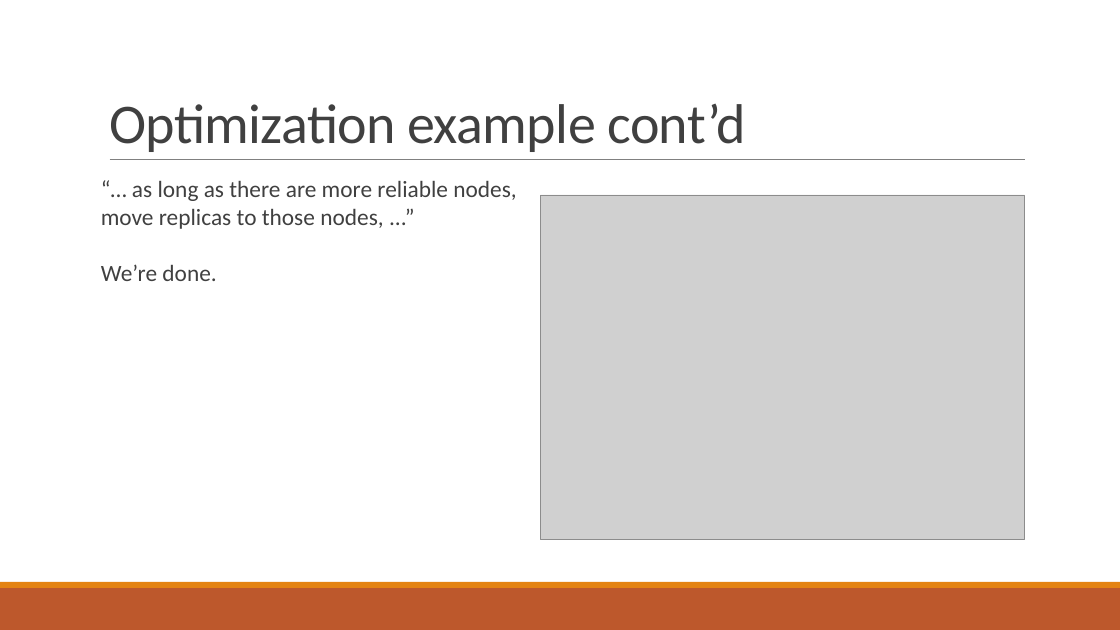
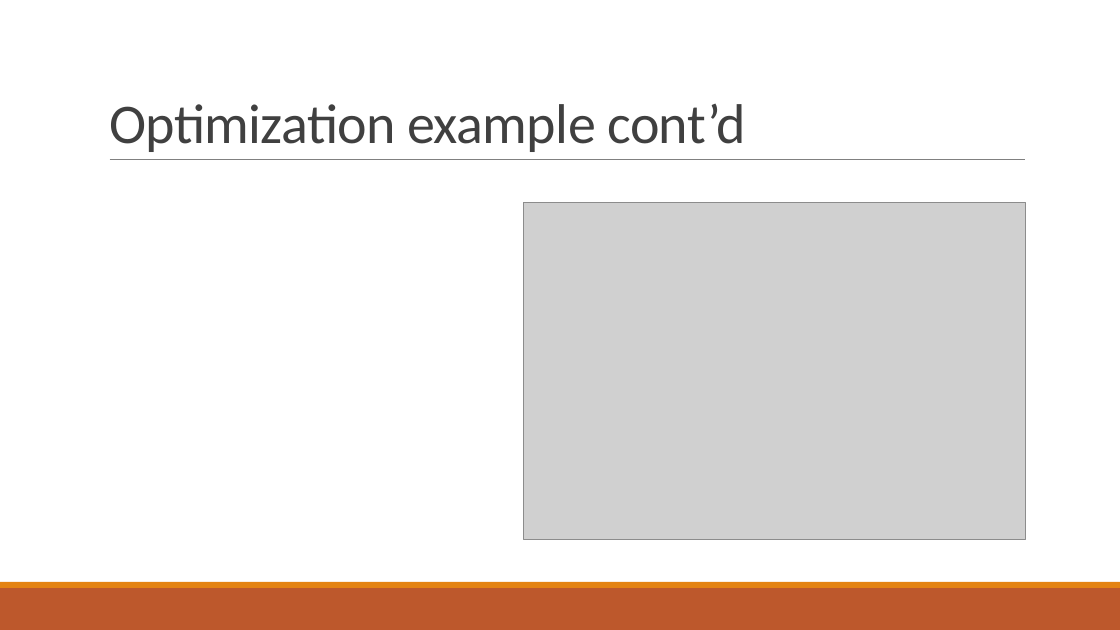
Before and after one commit to PStahl/master_thesis, a slide deck: slide 25 of presentation/presentation2.pptx. Drawn at 1120x630 pixels with LibreOffice and Linux fonts; fonts in the diff are those of the drawing; grey boxes stand for pictures. Boxes give left, top, right and bottom in pixels: in the first picture for what was removed or moved away, otherwise in the second. Text is boxed around its words. In the diff, an @@ line names an element or a change of style, - is before the commit and + after.

```diff
--- a/presentation/presentation2.pptx
+++ b/presentation/presentation2.pptx
@@ text removed at bbox=[101, 181, 516, 281] @@
-“… as long as there are more reliable nodes,
-move replicas to those nodes, ...”
-We’re done.
@@ picture: place and size @@
-picture at bbox=[541, 195, 1025, 539]
+picture at bbox=[523, 202, 1026, 539]
```
Also in this commit, not shown: 16 other slides changed.
